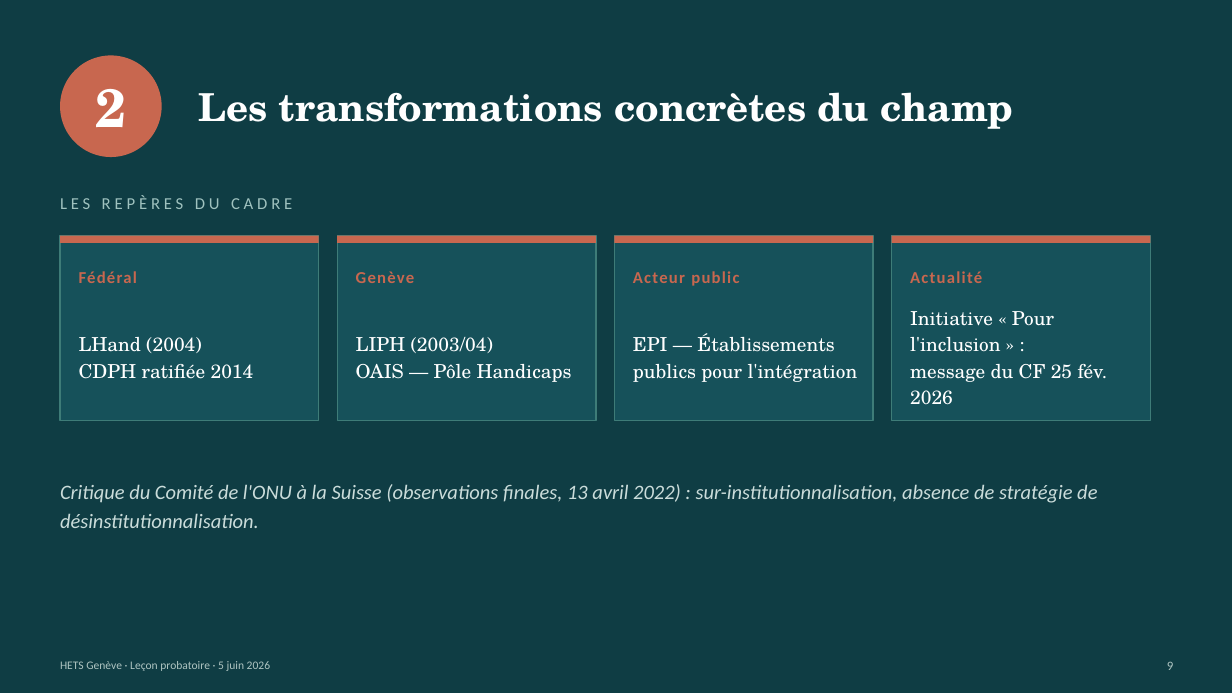
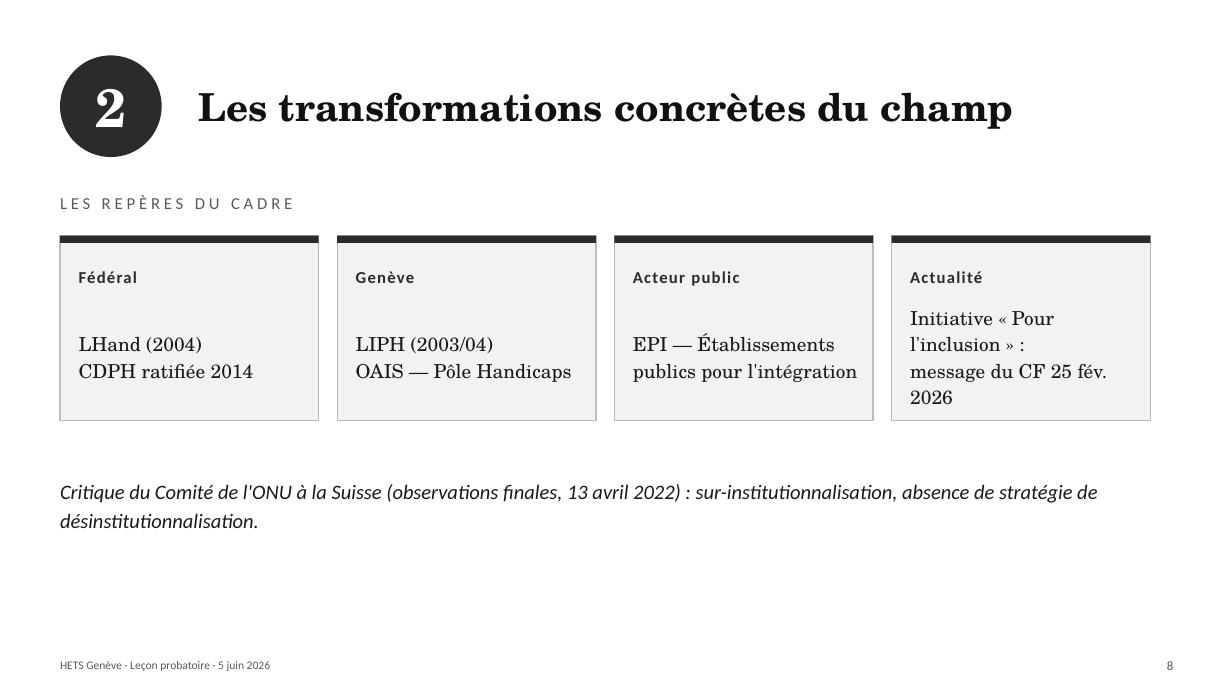
Before and after one commit to pierrebrasseur/cours-handicap-ts, a slide deck: slide 11 of docs/pdfs/Brasseur_lecon_5juin.pptx (slide 10 before the commit). Drawn at 1232x693 pixels with LibreOffice and Linux fonts; fonts in the diff are those of the drawing. Boxes give left, top, right and bottom in pixels: in the first picture for what was removed or moved away, otherwise in the second. Text is boxed around its words. In the diff, an @@ line names an element or a change of style, - is before the commit and + after.

```diff
--- a/docs/pdfs/Brasseur_lecon_5juin.pptx
+++ b/docs/pdfs/Brasseur_lecon_5juin.pptx
@@ background #0F3D44 to #FFFFFF @@
@@ fill #C8674F to #2B2B2B in 5 elements at [60, 236, 319, 243], [337, 236, 596, 243], [615, 236, 873, 243], [892, 236, 1151, 243], [60, 55, 162, 157] @@
@@ text "Les transformations concrètes du champ" at [199, 92, 1012, 129]: text colour #FFFFFF to #111111 @@
@@ text "LES REPÈRES DU CADRE" at [60, 196, 292, 209]: text colour #9FC2BF to #5A5A5A @@
@@ fill #16515A to #F2F2F2; outline #3E7C78 1 pt to #BBBBBB 1 pt in 4 elements at [60, 236, 319, 421], [337, 236, 596, 421], [615, 236, 873, 421], [892, 236, 1151, 421] @@
@@ text colour #C8674F to #2B2B2B in 4 elements at [79, 271, 137, 283], [356, 271, 415, 283], [633, 271, 739, 286], [910, 271, 982, 283] @@
@@ text colour #FFFFFF to #1A1A1A in 4 elements at [79, 337, 254, 379], [356, 337, 572, 382], [633, 333, 858, 382], [910, 311, 1108, 405] @@
@@ text "Critique du Comité de l'ONU ..." at [60, 484, 1097, 528]: text colour #CADCDA to #1A1A1A @@
@@ text "HETS Genève · Leçon probatoire ..." at [60, 661, 270, 671]: text colour #AEC4C1 to #5A5A5A @@
@@ text at [1167, 661, 1173, 670]: text changed; text colour #AEC4C1 to #5A5A5A @@
-9
+8
```
Also in this commit, not shown: 22 other slides changed.
